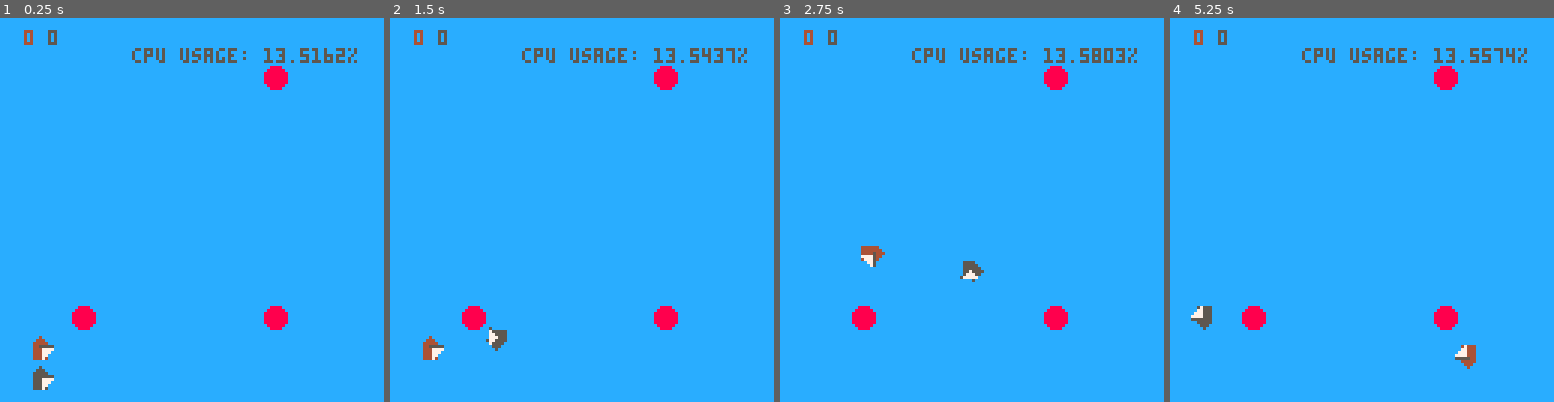
Above: before the commit, frames 1-4 (left to right).
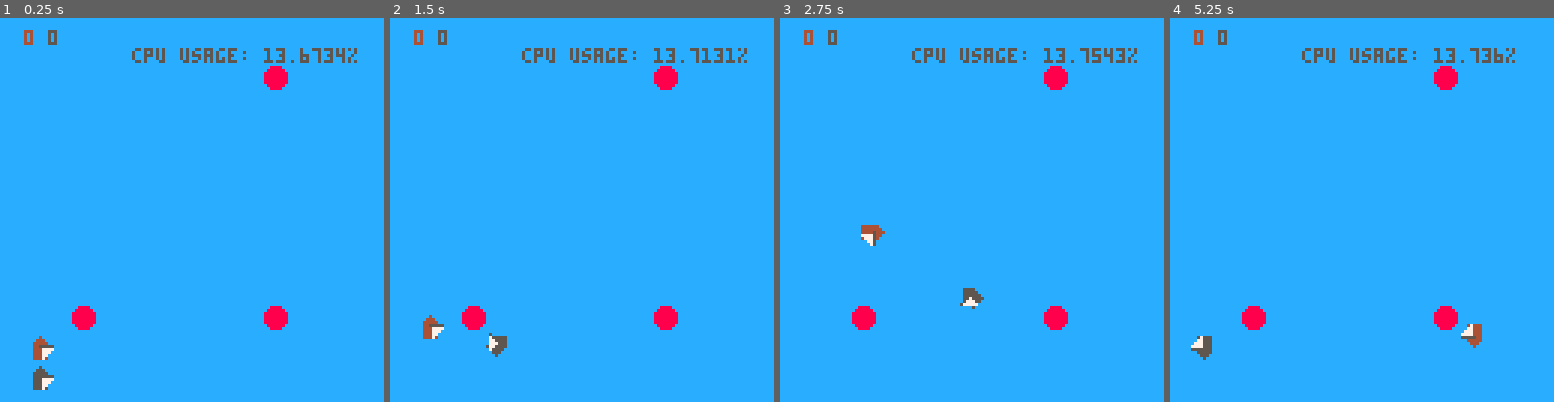
Above: after the commit, the same moments.

Repository: frojo/pico8
Game: PICO-8 cartridge carts/sail.p8
The game is run twice, just before and just after one commit, with the same random seed, the same clock (stepped at 60 frames per second) and the same inputs.
Inputs:
- Up to frame 1 (0.25 s): no input
- Up to frame 2 (1.5 s): tap X (X key) at 0.33, 1.07 s; tap O (Z key) at 0.7 s
- Up to frame 3 (2.75 s): hold Right 1.6-2.1 s; tap O (Z key) at 1.7, 2.1, 2.5 s; tap X (X key) at 1.85 s; hold Right from 2.47 s (still down)
- Up to frame 4 (5.25 s): tap O (Z key) every 0.4 s from 2.9 to 4.9 s; tap X (X key) at 2.97, 4.08, 5.2 s; release Right at 3.03 s; hold Left 3.08-3.58 s; hold Right 4.02-4.68 s; hold Left from 5.08 s (still down)

The runs differ from the first frame. In frame 1, 0.1% of the frame differs, in the area x 78-90%, y 7-12%; in frame 2, 0.8%; in frame 3, 1.0%; in frame 4, 1.1%, in the area x 5-93%, y 7-92%.

Commit message:
player collisions lol

Diff:
--- a/carts/sail.p8
+++ b/carts/sail.p8
@@ -49,7 +49,7 @@
 
 	print("       cpu usage: "..tostr(stat(1)*100).."%")
 
-
+	local player = players[1]
 end
 
 function init_player(num)
@@ -91,18 +91,47 @@
 	-- implement players colliding into each other here
 
 	if in_wall_region(player.x + player.dx, player.y, player.w, player.h) or
-		offscreen(player.x + player.dx, player.y, player.w, player.h) or
-		overlaps_player(player.x + player.dx, player.y, player.w, player.h) then
+		offscreen(player.x + player.dx, player.y, player.w, player.h) then
 		player.dx = -player.dx
 	else
-		player.x += player.dx
+		local overlapping_player = nil
+		for other_player in all(players) do
+			if overlaps_player(player.x + player.dx, player.y, player.w, player.h, other_player) then
+				overlapping_player = other_player
+				break
+			end
+		end
+
+		if overlapping_player then
+			tmpdx = player.dx
+			player.dx = overlapping_player.dx
+			overlapping_player.dx = tmpdx
+
+		else
+			player.x += player.dx
+		end
 	end
 
 	if in_wall_region(player.x, player.y + player.dy, player.w, player.h) or
 		offscreen(player.x, player.y + player.dy, player.w, player.h) then
 		player.dy = -player.dy
 	else
-		player.y += player.dy
+		local overlapping_player = nil
+		for other_player in all(players) do
+			if overlaps_player(player.x, player.y + player.dy, player.w, player.h, other_player) then
+				overlapping_player = other_player
+				break
+			end
+		end
+
+		if overlapping_player then
+			tmpdy = player.dy
+			player.dy = overlapping_player.dy
+			overlapping_player.dy = tmpdy
+
+		else
+			player.y += player.dy
+		end
 	end
 end
 -- todo: use metatable to implement vectors and use those for velocity stuff
@@ -213,28 +242,20 @@
 		y > 128 or y + h > 128
 end
 
--- check if cell x,y (in map space) contains a player
--- num_no_check is the num of a player to NOT check
-function in_player(x, y, num_no_check)
-	for player in all(players) do
-		if not num_no_check == player.num then
-			if x > player.x and x < player.x + player.w and
-				y > player.y and y < player.y + player.h then
-				return true
-			end
-		end
-	end
-	return false
-
+-- check if point at (x, y) is in player
+function in_player(x, y, player)
+	return x > player.x and x < player.x + player.w and
+		y > player.y and y < player.y + player.h
 end
 
 -- check if rect given by args overlaps with a player
-function overlaps_player(x, y, w, h)
+-- only works for rects that are <= player size
+function overlaps_player(x, y, w, h, player)
 	return
-		in_player(x, y) or
-		in_player(x + w, y) or
-		in_player(x, y + h) or
-		in_player(x + w, y + h)
+		in_player(x, y, player) or
+		in_player(x + w, y, player) or
+		in_player(x, y + h, player) or
+		in_player(x + w, y + h, player)
 
 end
 
